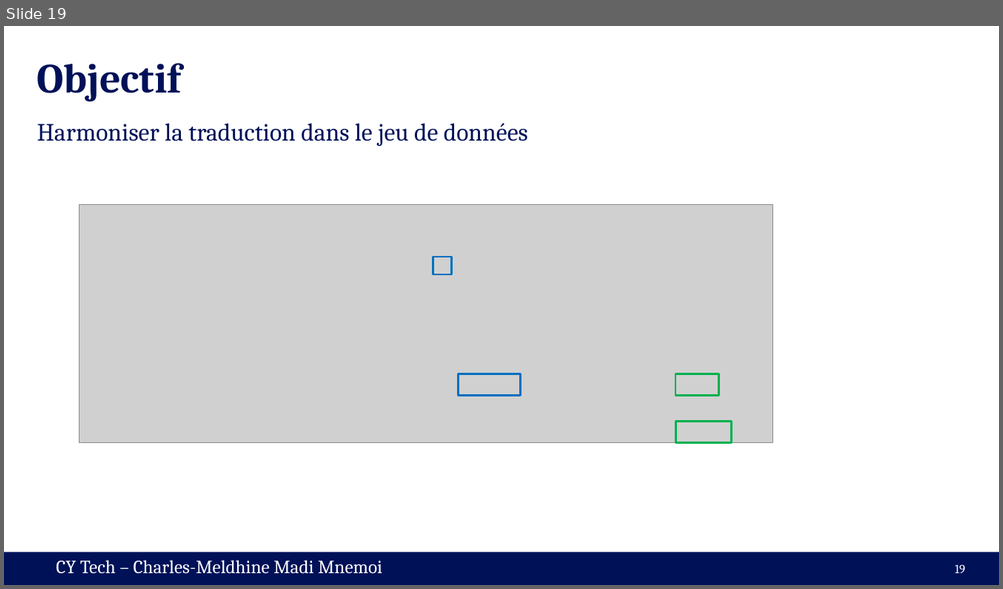
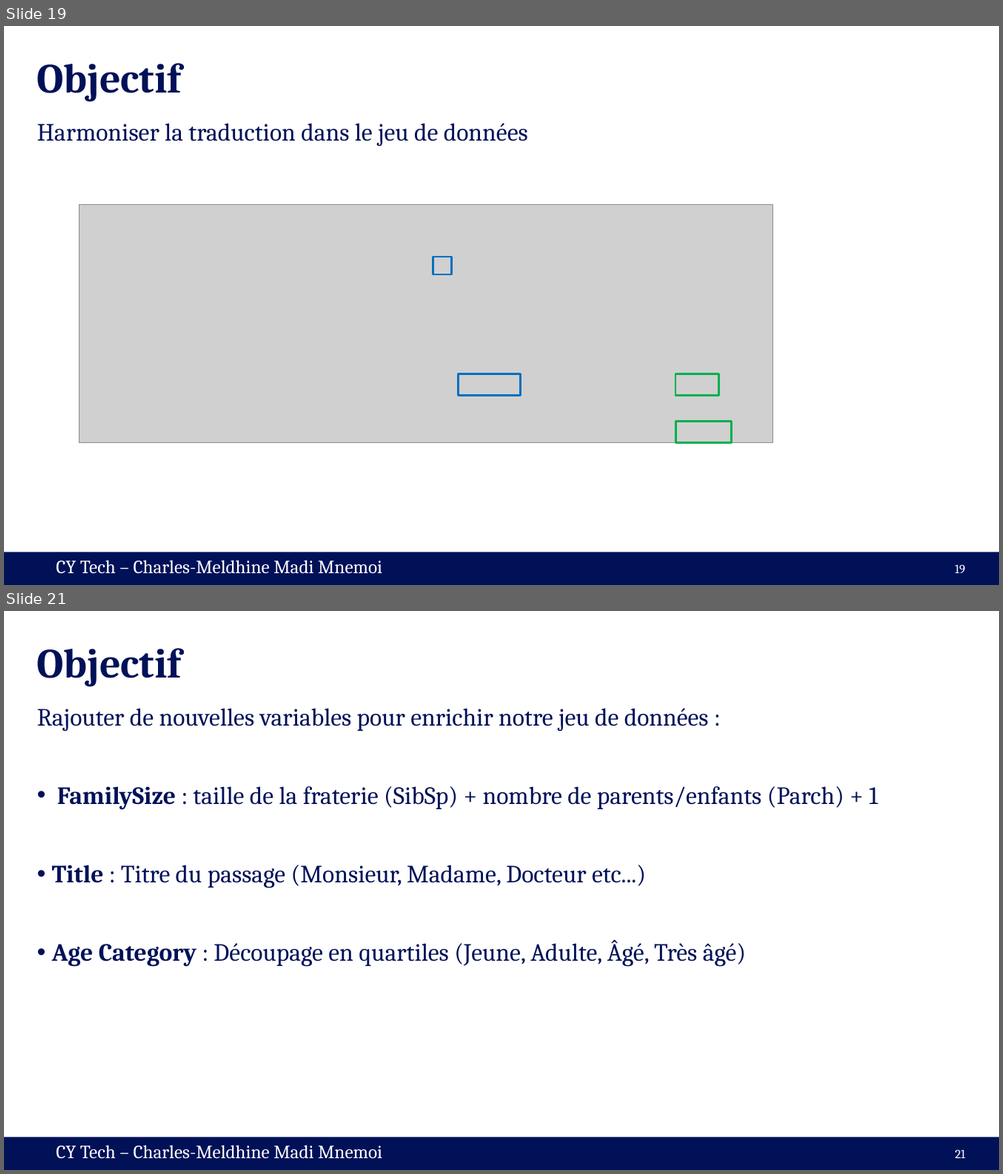
Before and after one commit to cmnemoi/cytech_sparks, a slide deck: presentation.pptx. Shown one above the other, each under a label of ours: slide 19 before the commit, slides 19 and 21 after it; the slides between them are not shown. The pictures are 1003x589 and 1003x1174 pixels, drawn with LibreOffice and Linux fonts; fonts in the diff are those of the drawing; grey boxes stand for pictures. Boxes give left, top, right and bottom in pixels: in the first picture for what was removed or moved away, otherwise in the second. Text is boxed around its words. In the diff, an @@ line names an element or a change of style, - is before the commit and + after.

```diff
--- a/presentation.pptx
+++ b/presentation.pptx
@@ slide 21 added at box(4, 611, 999, 1170), background #FFFFFF; not listed: 2 template elements that a slide beside it also shows @@
@@ title added at box(37, 648, 182, 687), 40 pt, text #001158, bold @@
+Objectif
@@ text added at box(37, 708, 877, 967), 24 pt, text #001158 @@
+Rajouter de nouvelles variables pour enrichir notre jeu de données :
+• FamilySize : taille de la fraterie (SibSp) + nombre de parents/enfants (Parch) + 1
+• Title : Titre du passage (Monsieur, Madame, Docteur etc...)
+• Age Category : Découpage en quartiles (Jeune, Adulte, Âgé, Très âgé)
@@ page number added at box(955, 1150, 965, 1159), 12 pt, text #FFFFFF @@
+21
```
Also in this commit, not shown: 6 slides changed, 1 other slide added.
